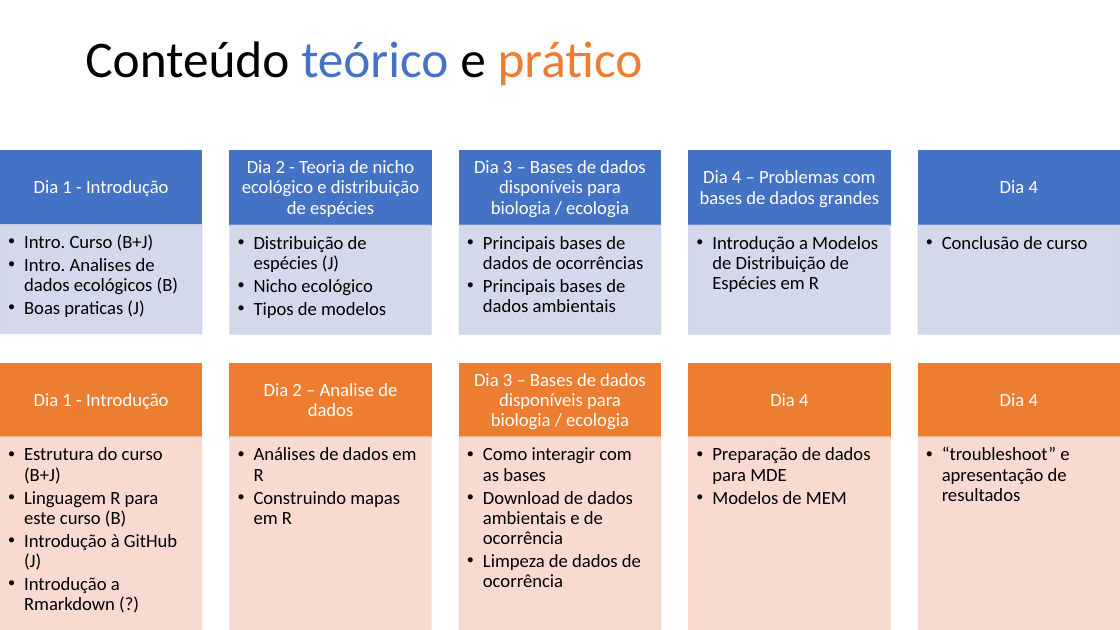
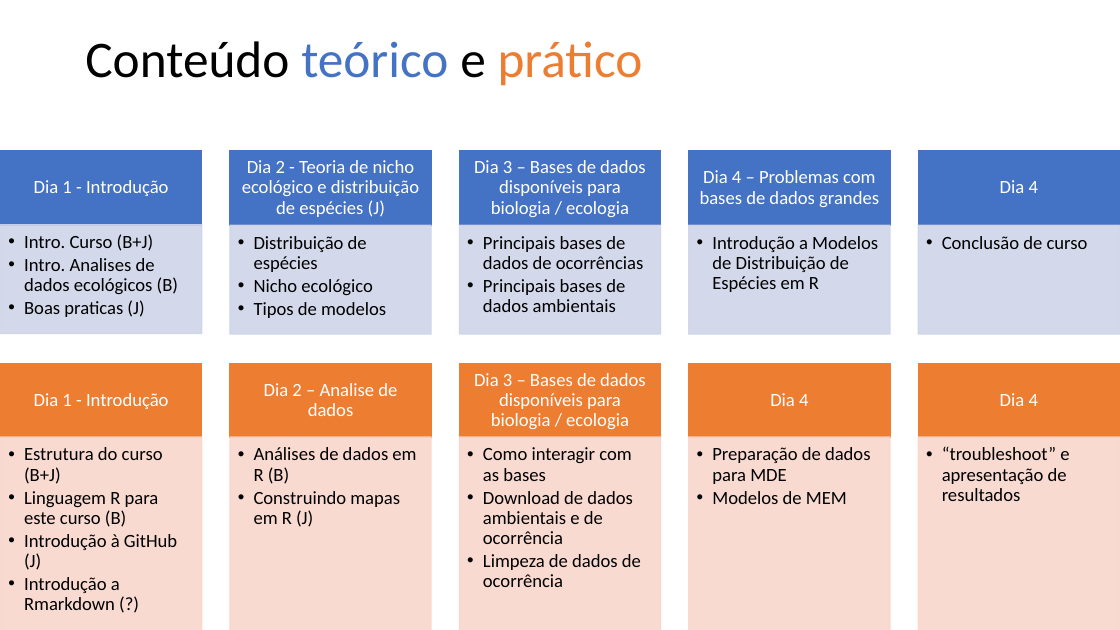
Before and after one commit to liviacnatal/curso_dados_sdms, a slide deck: slide 6 of sessoes/intorucao.pptx. Drawn at 1120x630 pixels with LibreOffice and Linux fonts; fonts in the diff are those of the drawing. Boxes give left, top, right and bottom in pixels: in the first picture for what was removed or moved away, otherwise in the second. Text is boxed around its words. In the diff, an @@ line names an element or a change of style, - is before the commit and + after.

Commit message:
Update slides

```diff
--- a/sessoes/intorucao.pptx
+++ b/sessoes/intorucao.pptx
@@ text at <box>242,160,419,217</box>: text changed @@
-Dia 2 - Teoria de nicho ecológico e distribuição de espécies
+Dia 2 - Teoria de nicho ecológico e distribuição de espécies (J)
@@ text at <box>254,236,367,272</box>: text changed @@
-  • Distribuição de espécies (J)
+  • Distribuição de espécies
@@ text at <box>254,447,416,527</box>: text changed @@
-  • Análises de dados em R
-  • Construindo mapas em R
+  • Análises de dados em R (B)
+  • Construindo mapas em R (J)
```
Also in this commit, not shown: 1 other slide changed, 1 other file.
